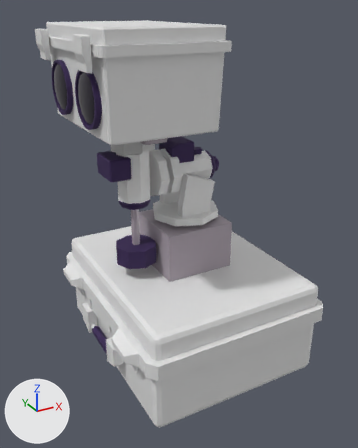
An edit to the Blender file mockups/model_for_export.blend, drawn before and after from the same camera.
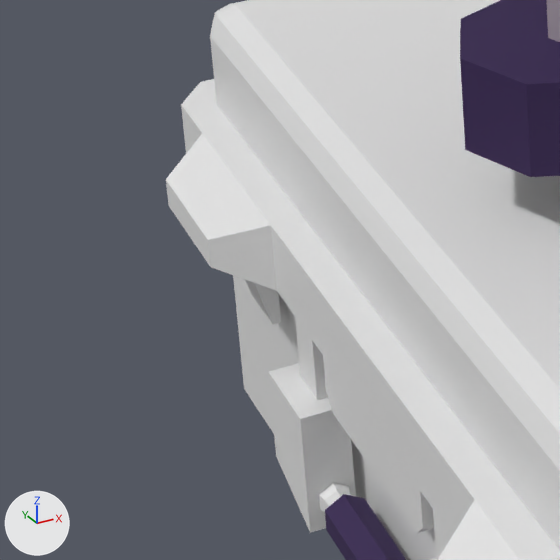
The first picture shows the older version from a 50 mm camera at (-0.794, -1.409, 1.195) aimed at (-0.037, -0.033, 0.506). The close-ups show both versions on the part from 9% to 38% of the width and 53% to 75% of the height of that picture; other places that the commit changed are outside them. Arrows for +X, +Y and +Z are at lower left; the lights stay in place.
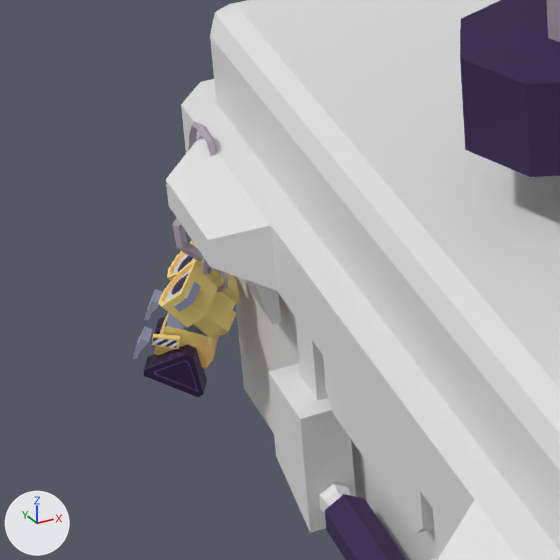
Pixel boxes (x1, y1, x2, y2) of what changed, in the close-ups (560 x 560 px):
'walle', added
    after: (133, 241, 240, 397)
'keychain', added
    after: (172, 121, 228, 292)

The change in detail:
Picture 'keychain_walle.png' (img_keychain_walle_png) is new.
Material 'walle' (mat_walle) is new.
Its texture is img_keychain_walle_png.
Mesh me_torus is new.
It has 144 vertices, 141 faces and spans x -0.0264..0.0187, y -0.0281..0.029, z -0.0542..0.0892.
It uses material mat_metal (grey #aca1ac).
Mesh me_plane is new.
It has 284 vertices, 250 faces and spans x -0.0445..0.0687, y -0.0487..0.0598, z -0.0362..0.0378.
It uses material mat_walle (picture img_keychain_walle_png).
Object 'keychain' (ob_keychain) is new; it shows me_torus.
Its location is (-0.3321, 0.3125, 0.1971).
Object 'walle' (ob_walle) is new; it shows me_plane.
Its location is (-0.347, 0.3312, 0.1304).
Its rotation in degrees is (-2.4, 117, -28).
Its scale is (0.786, 0.786, 0.786).
